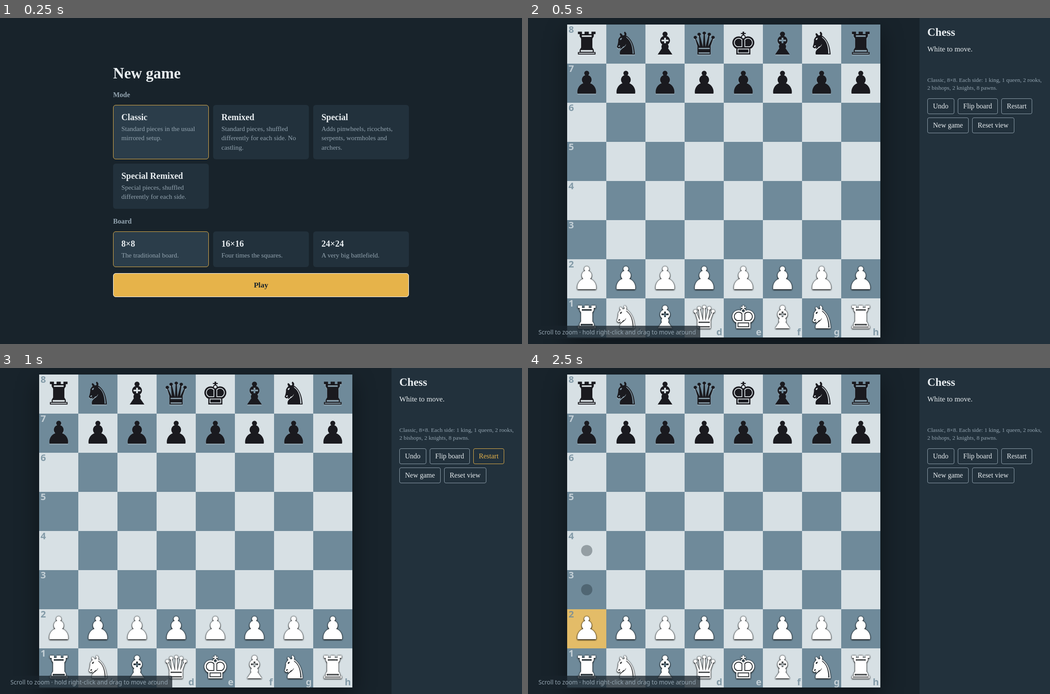
Above: before the commit, frames 1-4 (two rows, left to right).
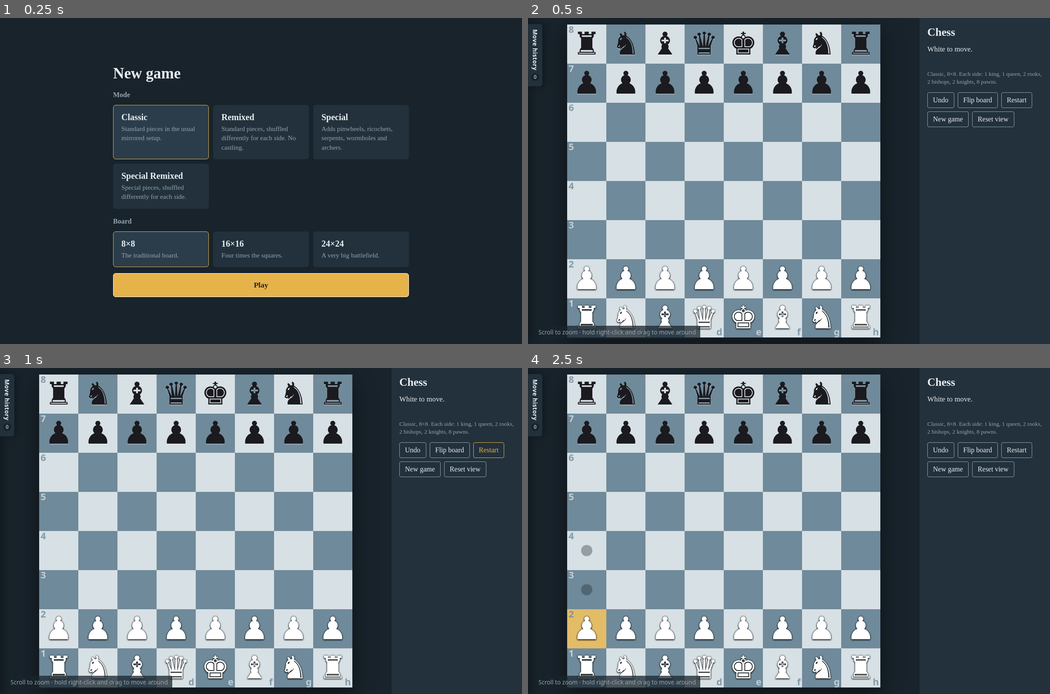
Above: after the commit, the same moments.

Repository: NightmarishWolf/Giga-Chess
Game: browser game, page index.html
The game is run twice, just before and just after one commit, with the same random seed, the same clock (stepped at 60 frames per second) and the same inputs.
Inputs (mouse positions are in pixels of both pictures, inside the frame that each line leads up to):
- Up to frame 1 (0.25 s): no input
- Up to frame 2 (0.5 s): click "Play" at 0.27 s
- Up to frame 3 (1 s): click "Restart" at 0.52 s
- Up to frame 4 (2.5 s): move the mouse to (726, 563) at 1.07 s; click "♟︎" at 1.27 s; move the mouse to (663, 498) at 1.67 s; click "d3 empty" at 1.87 s; click "Restart" at 2.02 s; press the mouse at (789, 485) at 2.27 s; release the mouse at (726, 469) at 2.4 s; click "♟︎ 2" at 2.47 s

Frame 1 is identical in both runs. In frame 2, 0.8% of the frame differs, in the area x 0-99%, y 3-36%; in frame 3, 0.8%; in frame 4, 0.8%.

Commit message:
Added Collapsible History Board

Diff:
--- a/index.html
+++ b/index.html
@@ -43,9 +43,24 @@
 h1{margin:0;font-size:1.6rem;font-weight:600}
 #status{font-size:1.05rem;min-height:2.6em}
 #status.alert{color:var(--accent)}
-#moves{margin:0;padding:0;list-style:none;max-height:220px;overflow:auto;font-size:.95rem;
-  display:grid;grid-template-columns:2.4em 1fr 1fr;gap:3px 8px}
+#hist{position:absolute;left:0;top:0;bottom:0;width:230px;z-index:4;background:rgba(34,49,60,.96);
+  display:flex;flex-direction:column;box-shadow:6px 0 24px rgba(0,0,0,.35);
+  transform:translateX(-100%);transition:transform .22s ease}
+#hist.open{transform:none}
+#htab{position:absolute;left:100%;top:14px;display:flex;flex-direction:column;align-items:center;gap:6px;
+  background:rgba(34,49,60,.96);color:var(--ink);border:0;border-radius:0 6px 6px 0;padding:12px 7px;cursor:pointer;
+  font:600 .85rem/1 system-ui,sans-serif;box-shadow:6px 0 14px rgba(0,0,0,.25)}
+#htab:hover{color:var(--accent)}
+#htab:focus-visible{outline:2px solid var(--accent);outline-offset:-2px}
+#htab .lbl{writing-mode:vertical-rl;letter-spacing:.04em}
+#htab .cnt{background:var(--bg);border-radius:10px;padding:3px 6px;font-size:.75rem;color:var(--muted)}
+#hist h3{margin:0;padding:14px 16px 8px;font-size:1.05rem;font-weight:600}
+#moves{margin:0;padding:4px 16px 16px;list-style:none;flex:1;min-height:0;overflow-y:auto;overscroll-behavior:contain;touch-action:pan-y;
+  font-size:.98rem;display:grid;grid-template-columns:2.4em 1fr 1fr;gap:4px 8px;align-content:start}
 #moves .n{color:var(--muted)}
+#moves .cur{color:var(--accent);font-weight:600}
+#moves:empty::before{content:"No moves yet.";grid-column:1/-1;color:var(--muted)}
+@media (prefers-reduced-motion:reduce){#hist{transition:none}}
 .btns{display:flex;gap:8px;flex-wrap:wrap}
 button.act{background:transparent;color:var(--ink);border:1px solid var(--muted);border-radius:4px;
   padding:8px 12px;font:inherit;cursor:pointer}
@@ -70,6 +85,23 @@
 .opt.go:hover,.opt.go:focus-visible{border-color:#fff}
 .opt b{font-size:1.25rem;font-weight:600}
 .opt span{color:var(--muted);font-size:.95rem;line-height:1.4}
+#over{position:absolute;inset:0;z-index:5;display:none;align-items:center;justify-content:center;
+  background:radial-gradient(circle at center,rgba(24,35,43,.55),rgba(10,16,20,.88));padding:16px}
+#over.show{display:flex;animation:fadein .5s ease-out}
+.card{background:var(--panel);border:1px solid #3a4f5e;border-radius:8px;padding:28px 34px;max-width:420px;width:100%;
+  text-align:center;box-shadow:0 20px 60px rgba(0,0,0,.6);display:flex;flex-direction:column;gap:12px;align-items:center}
+.crown{font-size:72px;line-height:1;margin-bottom:-4px}
+.crown.w{color:#fff;text-shadow:0 0 3px #000,0 2px 10px rgba(230,179,74,.7)}
+.crown.b{color:#1a1a1f;text-shadow:0 0 12px rgba(230,179,74,.8),0 0 2px #fff}
+.crown.d{color:var(--muted)}
+.card h2{margin:0;font-size:2rem;font-weight:600}
+.card p{margin:0;color:var(--muted);line-height:1.4}
+.card .btns{justify-content:center;margin-top:8px}
+.card button.main{background:var(--accent);color:#18232b;border-color:var(--accent);font-weight:600}
+@keyframes fadein{from{opacity:0}to{opacity:1}}
+@keyframes rise{from{transform:translateY(14px) scale(.96);opacity:0}to{transform:none;opacity:1}}
+#over.show .card{animation:rise .5s .1s cubic-bezier(.2,.8,.2,1) both}
+@media (prefers-reduced-motion:reduce){#over.show,#over.show .card{animation:none}}
 #promo{position:fixed;inset:0;background:rgba(0,0,0,.6);display:none;align-items:center;justify-content:center;z-index:10}
 #promo.show{display:flex}
 #promo div{background:var(--panel);padding:16px;border-radius:6px;display:flex;gap:10px}
@@ -78,11 +110,17 @@
 </head>
 <body>
 <main>
-  <div id="view"><div id="board" role="grid" aria-label="Chess board"></div><div id="hint"></div></div>
+  <div id="view"><div id="board" role="grid" aria-label="Chess board"></div><div id="hint"></div>
+    <div id="hist"><button id="htab" aria-expanded="false" aria-controls="moves"><span class="lbl">Move history</span><span class="cnt" id="hcnt">0</span></button>
+      <h3>Move history</h3><ol id="moves" tabindex="0" aria-label="Move history"></ol></div>
+    <div id="over" role="dialog" aria-modal="true" aria-labelledby="ot"><div class="card">
+      <div class="crown" id="ocrown"></div>
+      <h2 id="ot"></h2><p id="osub"></p>
+      <div class="btns"><button class="act main" id="oagain">Play again</button><button class="act" id="oview">View board</button><button class="act" id="omenu">New game</button></div>
+    </div></div></div>
   <aside>
     <h1>Chess</h1>
     <div id="status" role="status" aria-live="polite"></div>
-    <ol id="moves"></ol>
     <small id="info"></small>
     <details id="guide" hidden>
       <summary>Piece guide</summary>
@@ -90,6 +128,7 @@
       <p><b>❖ Ricochet</b> slides like a bishop and may bounce once off the board edge.</p>
       <p><b>∿ Serpent</b> zigzags forward or backward, one diagonal step at a time, left then right.</p>
       <p><b>◎ Wormhole</b> steps like a king, or teleports to its mirror square across the left–right centre if empty.</p>
+      <p><b>✥ Grasshopper</b> moves like a rook but skips squares: it lands only 2, 4, 6… squares away along a rank or file, and leaps over any pieces between.</p>
       <p><b>⊕ Archer</b> moves to any empty square within 2 tiles (a 5×5 area), jumping over pieces. Instead of moving, it can shoot an enemy queen, king, knight or pawn in that area without leaving its square. It never captures by moving onto a piece.</p>
     </details>
     <div class="btns">
@@ -121,9 +160,9 @@
 <div id="promo" role="dialog" aria-label="Choose promotion piece"><div></div></div>
 
 <script>
-const GLYPH={k:'♚',q:'♛',r:'♜',b:'♝',n:'♞',p:'♟',w:'❋',x:'❖',s:'∿',o:'◎',a:'⊕'};
-const NAMES={k:'king',q:'queen',r:'rook',b:'bishop',n:'knight',p:'pawn',w:'pinwheel',x:'ricochet',s:'serpent',o:'wormhole',a:'archer'};
-let W=24;const FL='abcdefghijklmnopqrstuvwx';let PO=1,MODE='classic',useSP=false;const SP='wxsoa';
+const GLYPH={k:'♚',q:'♛',r:'♜',b:'♝',n:'♞',p:'♟',w:'❋',x:'❖',s:'∿',o:'◎',a:'⊕',g:'✥'};
+const NAMES={k:'king',q:'queen',r:'rook',b:'bishop',n:'knight',p:'pawn',w:'pinwheel',x:'ricochet',s:'serpent',o:'wormhole',a:'archer',g:'grasshopper'};
+let W=24;const FL='abcdefghijklmnopqrstuvwx';let PO=1,MODE='classic',useSP=false;const SP='wxsoag';
 const N=[[1,2],[2,1],[-1,2],[-2,1],[1,-2],[2,-1],[-1,-2],[-2,-1]];
 const K=[[1,0],[-1,0],[0,1],[0,-1],[1,1],[1,-1],[-1,1],[-1,-1]];
 const O=K.slice(0,4),D=K.slice(4);
@@ -132,15 +171,15 @@
 const sqName=i=>FL[col(i)]+(W-row(i));
 
 const SUP={
-  16:['','A','X','W','','S','O',''],
-  24:['','S','X','A','','W','O','','X','S','A','']
+  16:['G','A','X','W','','S','O',''],
+  24:['G','S','X','A','G','W','O','','X','S','A','']
 };
 const isSpecialMode=m=>m==='special'||m==='sremix';
 const isRemixMode=m=>m==='remixed'||m==='sremix';
 /* rows[0] is the back row; the last row is the pawn row (it can hold other pieces on 8x8 Special) */
 function baseRows(special,n){
   if(n===8)return special
-    ?{rows:[['W','O','X','Q','K','X','O','W'],['P','S','P','A','A','P','S','P']],po:1}
+    ?{rows:[['G','O','X','Q','K','X','O','G'],['P','S','P','A','A','P','S','P']],po:1}
     :{rows:[['R','N','B','Q','K','B','N','R'],Array(8).fill('P')],po:1};
   const left=n===16?['R','N','B','N','B','N','R']:['R','N','B','N','B','N','B','N','B','N','R'];
   const back=[...left,'Q','K',...left.slice().reverse()];
@@ -221,6 +260,14 @@
         const q=b[rr*W+cc];
         if(!q||enemy(q))add(rr,cc);
       }
+  }else if(k==='g'){
+    /* rook lines, but it only lands on every other square (2, 4, 6... away) and leaps over whatever is between */
+    for(const[dr,dc]of O)for(let n=2;;n+=2){
+      const rr=r+dr*n,cc=c+dc*n;
+      if(!inb(rr,cc))break;
+      const q=b[rr*W+cc];
+      if(!q||enemy(q))add(rr,cc);
+    }
   }else if(k==='x'){
     for(const[a,e]of D){
       let dr=a,dc=e,rr=r,cc=c,bounced=false;
@@ -363,7 +410,7 @@
 const $=id=>document.getElementById(id);
 /* ---- map-style view: wheel zooms at the cursor, right-drag pans (touch: pinch / drag) ---- */
 const viewEl=$('view'),bd=$('board'),BASE=56;
-let vk=1,vx=0,vy=0,kMin=.3,kMax=4,lastGesture=0,hintGone=false;
+let vk=1,vx=0,vy=0,kMin=.3,kMax=4,lastGesture=-1e9,hintGone=false;
 function applyView(){
   const vw=viewEl.clientWidth,vh=viewEl.clientHeight,bw=W*BASE*vk,pad=80;
   vx=Math.min(Math.max(vx,Math.min(0,vw-bw)-pad),Math.max(0,vw-bw)+pad);
@@ -423,6 +470,24 @@
 viewEl.addEventListener('pointerup',endPtr);viewEl.addEventListener('pointercancel',endPtr);
 addEventListener('resize',fitView);
 
+let overDone=false;
+const histEl=$('hist');
+$('htab').onclick=()=>{const o=histEl.classList.toggle('open');$('htab').setAttribute('aria-expanded',o);if(o)$('moves').scrollTop=$('moves').scrollHeight;};
+for(const ev of['wheel','pointerdown','pointermove','pointerup','pointercancel'])histEl.addEventListener(ev,e=>e.stopPropagation());
+histEl.addEventListener('contextmenu',e=>e.stopPropagation());
+function showOver(on,chk){
+  const o=$('over');
+  if(!on){o.classList.remove('show');return;}
+  const mate=!moves.length&&chk,winner=cur.t==='w'?'Black':'White',loser=cur.t==='w'?'White':'Black';
+  const last=hist.length?hist[hist.length-1].san:'';
+  $('ocrown').className='crown '+(mate?winner[0].toLowerCase():'d');
+  $('ocrown').textContent=mate?'♚\uFE0E':'½';
+  $('ot').textContent=mate?'Checkmate':!moves.length?'Stalemate':'Draw';
+  $('osub').textContent=mate?`${winner} wins${last?' with '+last:''}. ${loser}'s king has no escape.`
+    :!moves.length?`${loser} has no legal moves but is not in check, so the game is drawn.`
+    :'Neither side has enough material left to checkmate.';
+  o.classList.add('show');$('oagain').focus();
+}
 function render(){
   moves=legal(cur);
   const chk=inCheck(cur),last=hist.length?hist[hist.length-1].m:null,ks=kingSq(cur.b,cur.t);
@@ -445,6 +510,9 @@
     boardEl.appendChild(d);
   }
   const who=cur.t==='w'?'White':'Black',st=$('status');
+  const ended=!moves.length||insufficient(cur.b);
+  if(!ended)overDone=false;
+  showOver(ended&&!overDone,chk);
   st.className='';
   if(!moves.length){st.className='alert';st.textContent=chk?`Checkmate. ${cur.t==='w'?'Black':'White'} wins.`:'Stalemate. The game is a draw.';}
   else if(insufficient(cur.b)){st.className='alert';st.textContent='Draw: not enough material to checkmate.';}
@@ -452,8 +520,9 @@
   const ol=$('moves');ol.innerHTML='';
   hist.forEach((h,idx)=>{
     if(idx%2===0){const n=document.createElement('li');n.className='n';n.textContent=(idx/2+1)+'.';ol.appendChild(n);}
-    const li=document.createElement('li');li.textContent=h.san;ol.appendChild(li);
+    const li=document.createElement('li');li.textContent=h.san;if(idx===hist.length-1)li.className='cur';ol.appendChild(li);
   });
+  $('hcnt').textContent=hist.length;
   ol.scrollTop=ol.scrollHeight;
 }
 
@@ -490,7 +559,7 @@
 $('undo').onclick=()=>{if(hist.length){cur=hist.pop().s;sel=null;render();}};
 $('flip').onclick=()=>{flip=!flip;render();};
 function startGame(m,n){
-  MODE=m;W=n;cur=startState();hist=[];sel=null;flip=false;
+  overDone=false;MODE=m;W=n;cur=startState();hist=[];sel=null;flip=false;
   setN();fitView();
   hintGone=false;$('hint').classList.remove('gone');
   $('hint').textContent=matchMedia('(pointer:coarse)').matches?'Pinch to zoom · drag to move around':'Scroll to zoom · hold right-click and drag to move around';
@@ -500,6 +569,9 @@
   render();
 }
 $('new').onclick=()=>startGame(MODE,W);
+$('oagain').onclick=()=>startGame(MODE,W);
+$('oview').onclick=()=>{overDone=true;$('over').classList.remove('show');};
+$('omenu').onclick=()=>{overDone=true;$('over').classList.remove('show');$('menu').classList.add('show');};
 $('mn').onclick=()=>{if(!hist.length||confirm('Leave this game and start a new one?'))$('menu').classList.add('show');};
 let pickMode='classic',pickN=8;
 function choose(groupId,attr,val){
